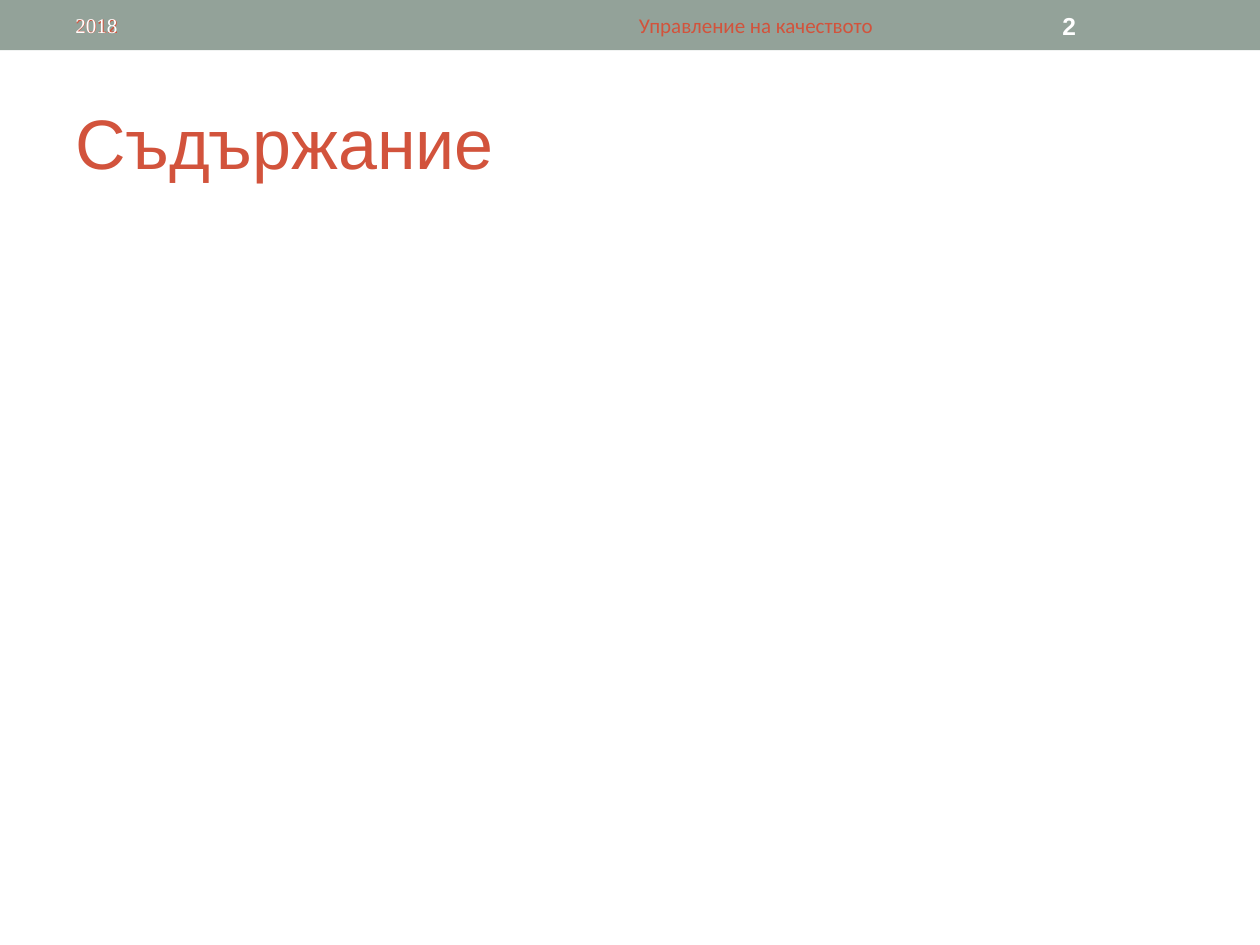
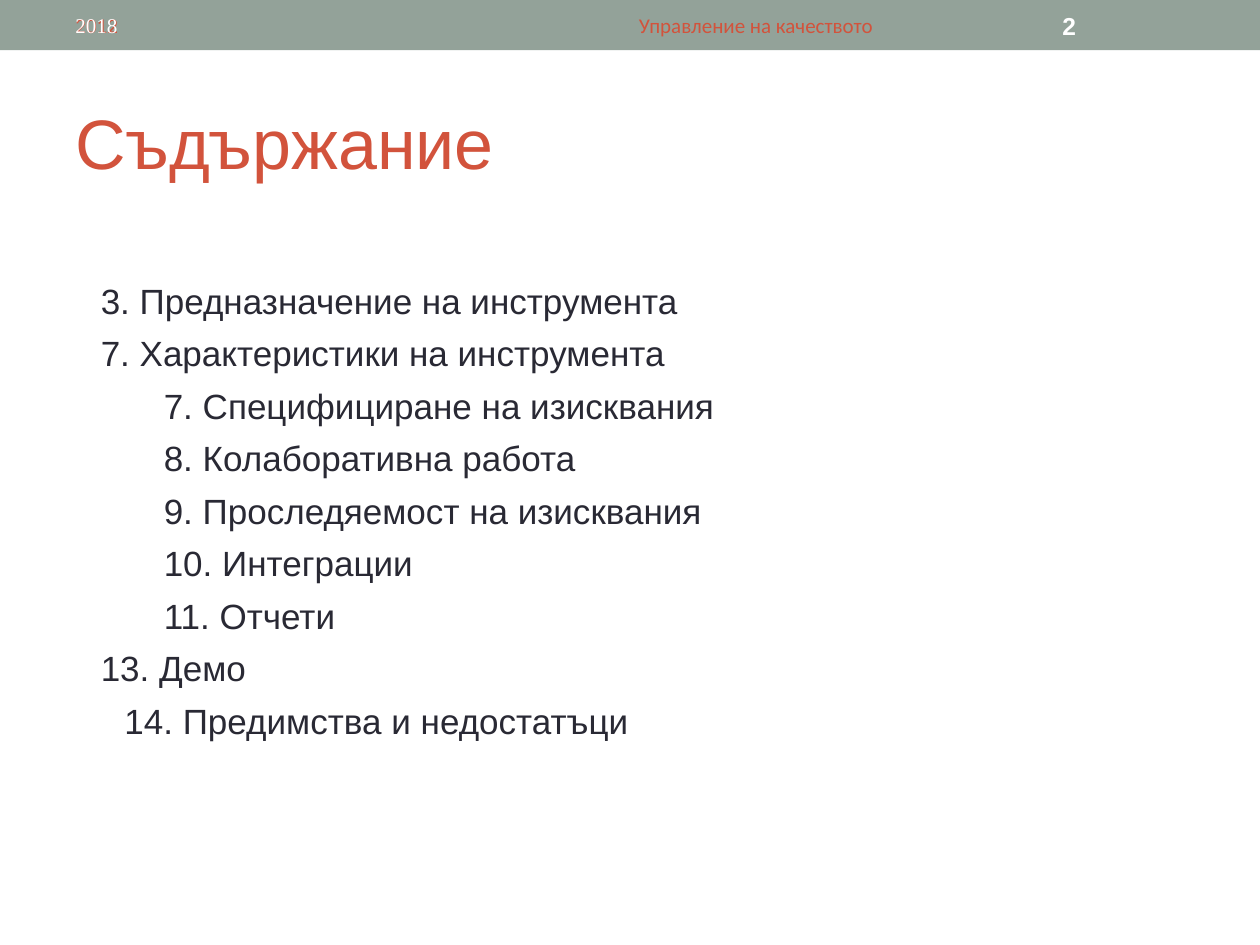
Before and after one commit to tsetsoo/ASIProject, a slide deck: slide 2 of OneDesk.ppt. Drawn at 1260x945 pixels with LibreOffice and Linux fonts; fonts in the diff are those of the drawing. Boxes give left, top, right and bottom in pixels: in the first picture for what was removed or moved away, otherwise in the second. Text is boxed around its words. In the diff, an @@ line names an element or a change of style, - is before the commit and + after.

```diff
--- a/OneDesk.ppt
+++ b/OneDesk.ppt
@@ text added at [101,289,714,741], 20 pt, text #292934 @@
+3. Предназначение на инструмента
+7. Характеристики на инструмента
+7. Специфициране на изисквания
+8. Колаборативна работа
+9. Проследяемост на изисквания
+10. Интеграции
+11. Отчети
+13. Демо
+14. Предимства и недостатъци
```
Also in this commit, not shown: 1 other slide changed.
